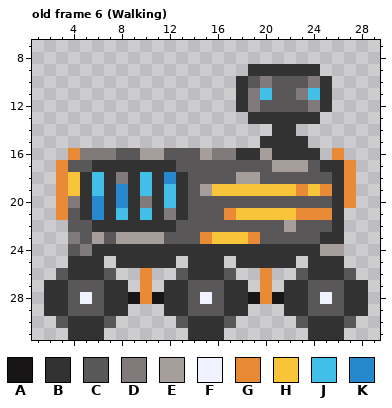
Two states of a pixel-art file, assets/player/player.aseprite. The first picture shows the starting point.
32x32 pixels, 8 frames. Colours within 5 levels of each other are drawn and written as one. Shown: old frame 6 (Walking): x 1..29, y 7..31. The commit also changed other frames, which this record leaves out.
Palette (. is transparent): A #171516  B #323232  C #595757  D #807b7a  E #a69e9a  F #f1f2ff  G #e88a36  H #f8c53a  J #42bfe8  K #2789cd
Pixels before, old frame 6 (Walking), first column x 2:
 9 .................BBBBBB....
10 ................BCDCCCDB...
11 ................BDJCCDJB...
12 ................BDCCCCDB...
13 .................BBBBBB....
14 ...................BB......
15 ..................BBBB.....
16 ..GDDDCCEECCCEDDBBEBBBB.G..
17 .GCCBBBBBBBCCCCCCCCEEECBBG.
18 .GHBJBDBJBKBCCCCEECCCCCCBG.
19 .GHBJBKBJBJBCEHHHHHHHGHGBG.
20 .GDBKBKBDBJBCCCCCCCCCCCCBG.
21 .GCBKBJBJBDBCCCGHHHHHGGGB..
22 ..CCBBBBBBBCCCCCCCCCECCCB..
23 ..DCECEEEECCCGHHHGCCCCCBB..
24 ..CDBBBBBBBBBBBBBBBBBBBEE..
25 ..BBB.BBBBB.BBB.BBBBB.BBB..
26 .CBBBC..G..CBBBC..G..CBBBC.
27 BBCCCBB.G.BBCCCBB.G.BBCCCBB
28 BBCFCBBAGABBCFCBBAGABBCFCBB
29 BBCCCBB...BBCCCBB...BBCCCBB
30 .CBBBC.....CBBBC.....CBBBC.
31 ..BBB.......BBB.......BBB..
Once edited:
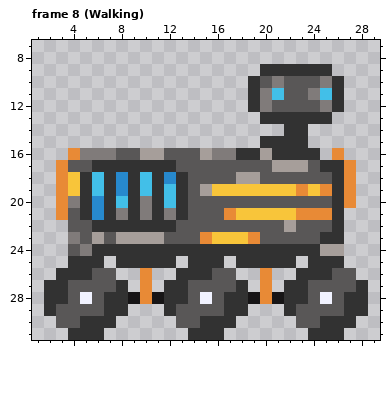
A new or re-ordered frame is compared with the old frame closest to it.
Message: Update player walk animation
Changes in this commit:
{"change": "frames re-ordered"}
{"where": "frame 8 (Walking) against old frame 6 (Walking)"}
{"frame":8,"y":9,"x":19,"old":"B","new":"."}
{"frame":8,"y":9,"x":25,"old":".","new":"B"}
{"frame":8,"y":10,"x":18,"old":"BCDC","new":".BCD"}
{"frame":8,"y":10,"x":24,"old":"DB.","new":"CDB"}
{"frame":8,"y":11,"x":18,"old":"BDJC","new":".BDJ"}
{"frame":8,"y":11,"x":23,"old":"DJB.","new":"CDJB"}
{"frame":8,"y":12,"x":18,"old":"BDC","new":".BD"}
{"frame":8,"y":12,"x":24,"old":"DB.","new":"CDB"}
{"frame":8,"y":13,"x":19,"old":"B","new":"."}
{"frame":8,"y":13,"x":25,"old":".","new":"B"}
{"frame":8,"y":14,"x":21,"old":"B","new":"."}
{"frame":8,"y":14,"x":23,"old":".","new":"B"}
{"frame":8,"y":18,"x":8,"old":"D","new":"K"}
{"frame":8,"y":20,"x":8,"old":"K","new":"J"}
{"frame":8,"y":21,"x":8,"old":"J","new":"D"}
{"frame":8,"y":21,"x":10,"old":"J","new":"D"}
{"frame":8,"y":26,"x":3,"old":"C","new":"B"}
{"frame":8,"y":26,"x":6,"old":"B","new":"C"}
{"frame":8,"y":26,"x":13,"old":"C","new":"B"}
{"frame":8,"y":26,"x":16,"old":"B","new":"C"}
{"frame":8,"y":26,"x":23,"old":"C","new":"B"}
{"frame":8,"y":26,"x":26,"old":"B","new":"C"}
{"frame":8,"y":27,"x":7,"old":"B","new":"C"}
{"frame":8,"y":27,"x":17,"old":"B","new":"C"}
{"frame":8,"y":27,"x":27,"old":"B","new":"C"}
{"frame":8,"y":29,"x":3,"old":"B","new":"C"}
{"frame":8,"y":29,"x":13,"old":"B","new":"C"}
{"frame":8,"y":29,"x":23,"old":"B","new":"C"}
{"frame":8,"y":30,"x":4,"old":"B","new":"C"}
{"frame":8,"y":30,"x":7,"old":"C","new":"B"}
{"frame":8,"y":30,"x":14,"old":"B","new":"C"}
{"frame":8,"y":30,"x":17,"old":"C","new":"B"}
{"frame":8,"y":30,"x":24,"old":"B","new":"C"}
{"frame":8,"y":30,"x":27,"old":"C","new":"B"}
